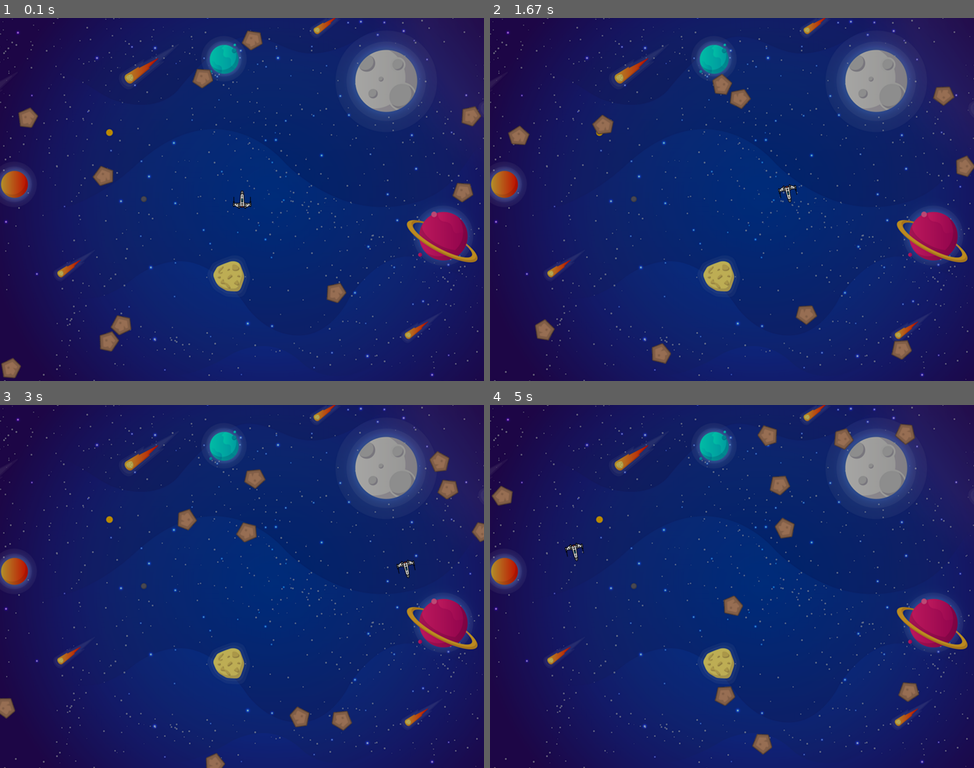
Above: before the commit, frames 1-4 (two rows, left to right).
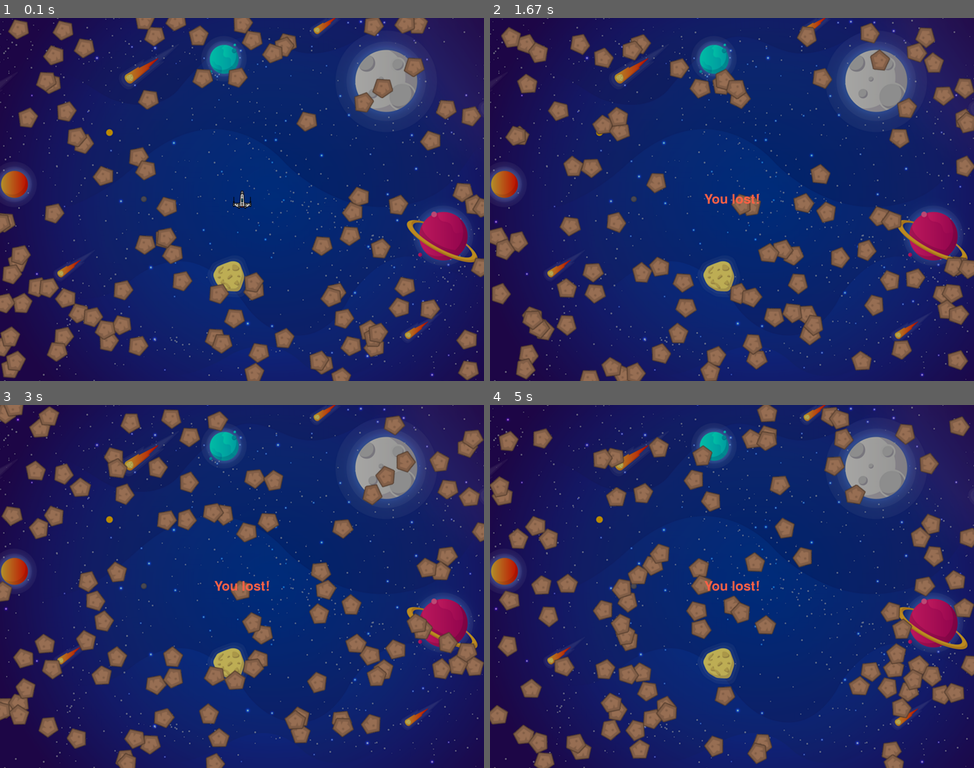
Above: after the commit, the same moments.

Repository: blamerra/pySpaceInvaders
Game: pygame game, started from @@refactor/star_wars/__main__.py
Same seed, same stepped clock (60 frames per second), same inputs: the game is played once before the commit and once after it.
Inputs:
- Up to frame 1 (0.1 s): no input
- Up to frame 2 (1.67 s): hold Right 0.33-0.8 s; hold Up 0.83-1.13 s; hold Right 1.17-1.63 s
- Up to frame 3 (3 s): no input
- Up to frame 4 (5 s): no input

The runs differ from the first frame. In frame 1, 13% of the frame differs, in the area x 0-100%, y 0-100%; in frame 2, 13%; in frame 3, 14%; in frame 4, 14%.

Commit message:
finished tutorial

Diff:
--- a/@@refactor/star_wars/classes/spaceship.py
+++ b/@@refactor/star_wars/classes/spaceship.py
@@ -69,4 +69,4 @@
         bullet_velocity = self.direction * self.BULLET_SPEED + self.velocity
         bullet = Bullet(self.position, bullet_velocity, self.direction)
         self.create_bullet_callback(bullet)
-        self.laser_sound.play()
+        Utils.play_sound(self.laser_sound)
--- a/@@refactor/star_wars/classes/utils.py
+++ b/@@refactor/star_wars/classes/utils.py
@@ -2,7 +2,9 @@
 from pygame.image import load
 from pygame.mixer import Sound
 from pygame.math import Vector2
+from pygame import Color
 
+from settings import Settings
 
 class Utils:
     @staticmethod
@@ -19,6 +21,10 @@
     def load_sound(name, extension="wav"):
         path = f"assets/sounds/{name}.{extension}"
         return Sound(path)
+
+    @staticmethod
+    def play_sound(sound):
+        if Settings.SOUND_ON: sound.play()
 
     # Position functions
     @staticmethod
@@ -54,3 +60,12 @@
         speed = random.randint(min_speed, max_speed)
         angle = random.randrange(0, 360)
         return Vector2(speed, 0).rotate(angle)
+
+    @staticmethod
+    def print_text(surface, text, font, color=Color("tomato")):
+        text_surface = font.render(text, True, color)
+
+        rect = text_surface.get_rect()
+        rect.center = Vector2(surface.get_size()) / 2
+
+        surface.blit(text_surface, rect)
--- a/@@refactor/star_wars/game.py
+++ b/@@refactor/star_wars/game.py
@@ -7,13 +7,8 @@
 
 
 class StarWars:
-    @staticmethod
-    def _init_pygame():
-        pygame.init()
-        pygame.display.set_caption("Star Wars")
-
     def _create_asteroids(self):
-        # Aseguramos que hay un minimo de de ditancia entre la nave y los asteroides
+        # Aseguramos que hay un minimo de de dsitancia entre la nave y los asteroides
         for _ in range(Settings.ASTEROID_NUMBER):
             while True:
                 position = Utils.get_random_position(self.screen)
@@ -23,7 +18,8 @@
             self.asteroids.append(Asteroid(position, self.asteroids.append))
 
     def __init__(self):
-        self._init_pygame()
+        pygame.init()
+        pygame.display.set_caption("Star Wars")
         self.screen = pygame.display.set_mode((Settings.SCREEN_WIDTH, Settings.SCREEN_HEIGHT))
         pygame.display.set_icon(Utils.load_sprite("icon", False))
 
@@ -40,6 +36,9 @@
 
         self.asteroids = []
         self._create_asteroids()
+
+        self.font = pygame.font.Font(None, 64)
+        self.message = ""
 
     def run(self):
         while True:
@@ -83,22 +82,20 @@
 
         return game_objects
 
-    def _process_game_logic(self):
-        for game_object in self._get_game_objects():
-            game_object.move(self.screen)
-
+    def _process_game_logic_spaceship(self):
         if self.spaceship:
             for asteroid in self.asteroids:
                 if asteroid.collides_with(self.spaceship):
                     self.spaceship = None
+                    self.message = "You lost!"
                     break
 
+    def _process_game_logic_bullet(self):
         # Bullet logic
-        '''
-        Notice that instead  of using the original list, self.bullets,
-        you create a copy of it using self.bullets[:]
-        That’s because removing elements from a list while iterating over it can cause errors.
-        '''
+        # Notice that instead  of using the original list, self.bullets,
+        # you create a copy of it using self.bullets[:]
+        # That’s because removing elements from a list while iterating over it can cause errors.
+
         # control si la bala sale de la pantalla
         for bullet in self.bullets[:]:
             if not self.screen.get_rect().collidepoint(bullet.position):
@@ -113,11 +110,24 @@
                     asteroid.split()
                     break
 
+    def _process_game_logic(self):
+        for game_object in self._get_game_objects():
+            game_object.move(self.screen)
+
+        self._process_game_logic_spaceship()
+        self._process_game_logic_bullet()
+
+        if not self.asteroids and self.spaceship:
+            self.message = "You won!"
+
     def _draw(self):
         self.screen.blit(self.background, (0, 0))
 
         for game_object in self._get_game_objects():
             game_object.draw(self.screen)
 
+        if self.message:
+            Utils.print_text(self.screen, self.message, self.font)
+
         pygame.display.flip()
         self.clock.tick(Settings.FPS)
--- a/@@refactor/star_wars/settings.py
+++ b/@@refactor/star_wars/settings.py
@@ -3,13 +3,17 @@
 
 class Settings:
     """A class to store all settings."""
+    ASTEROID_NUMBER = 100
+    ASTEROID_MIN_DISTANCE = 250
+    ASTEROID_MIN_VELOCITY = 1
+    ASTEROID_MAX_VELOCITY = 3
+
+    FPS = 60
+
     SCREEN_WIDTH = 1600
     SCREEN_HEIGHT = 1200
-    FPS = 60
-    ASTEROID_MIN_DISTANCE = 250
-    ASTEROID_NUMBER = 10
-    ASTEROID_MIN_VELOCITY = 1
-    ASTEROID_MAX_VELOCITY = 3
+
+    SOUND_ON = True
     '''
     def __init__(self):
         """Initialize the game's settings."""
--- /dev/null
+++ b/TEST_heatlhbar.py
@@ -0,0 +1,41 @@
+import pygame
+import math
+import random
+from pygame.locals import *
+import colorsys
+
+# setup
+
+background_colour = (255, 255, 255)
+(width, height) = (800, 400)
+
+screen = pygame.display.set_mode((width, height))  # ,pygame.FULLSCREEN)
+screen.fill(background_colour)
+pygame.display.set_caption('Nice colours')
+
+clock = pygame.time.Clock()
+
+running = True
+while running:
+    for event in pygame.event.get():
+        if event.type == pygame.QUIT:
+            running = False
+        elif event.type == KEYDOWN:
+            if event.key == K_ESCAPE:
+                running = False
+
+    pos = pygame.mouse.get_pos()
+
+    bar_length = min(abs(pos[0] - 100), width - 200)
+    bar_percentage = bar_length / (width - 200)
+    h, s, v = 0.33 * bar_percentage, 1, 1
+    r, g, b = colorsys.hsv_to_rgb(h, s, v)
+
+    screen.fill(background_colour)
+
+    colour = [int(255 * r), int(255 * g), int(255 * b)]
+    pygame.draw.line(screen, colour, [100, height / 2], [100 + bar_length, height / 2], 100)
+
+    pygame.display.flip()
+
+pygame.quit()
Not shown, changed: Readme.md
